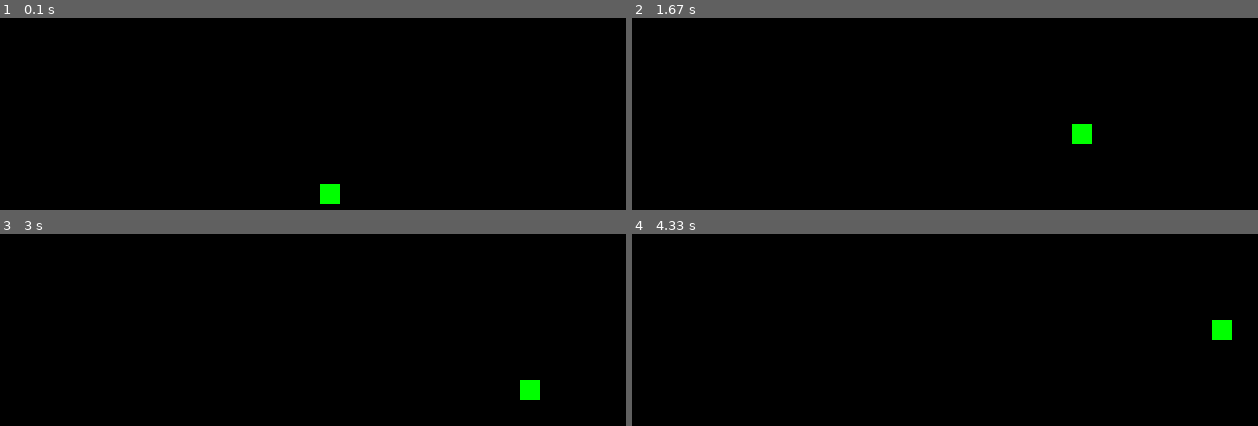
Above: before the commit, frames 1-4 (two rows, left to right).
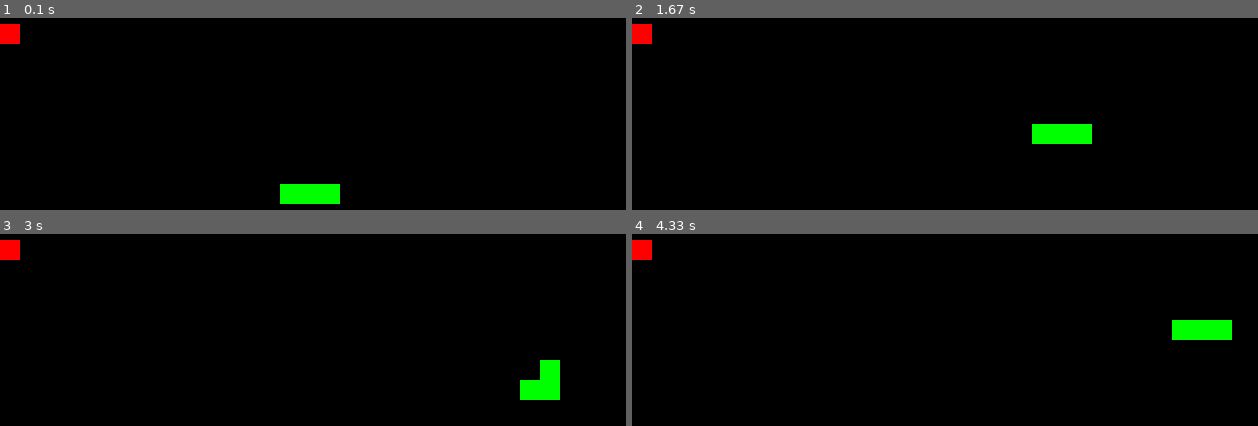
Above: after the commit, the same moments.

Repository: irgidev/RL-Snake-Pygame
Game: pygame game, started from snake_game/game.py
Two runs of this game, one before a commit and one after it. Both use one fixed random seed, a clock stepped at 60 frames per second and the inputs below.
Inputs:
- Up to frame 1 (0.1 s): no input
- Up to frame 2 (1.67 s): hold Up 0.83-1.3 s; hold Right from 1.33 s (still down)
- Up to frame 3 (3 s): release Right at 1.8 s; hold Down 2.4-2.7 s; hold Left from 2.73 s (still down)
- Up to frame 4 (4.33 s): release Left at 3.13 s; hold Up 3.17-3.53 s; hold Right 3.57-4.2 s; hold Down from 4.23 s (still down)

The runs differ from the first frame. In frame 1, 1.0% of the frame differs, in the area x 0-52%, y 3-97%; in frame 2, 1.0%; in frame 3, 1.0%; in frame 4, 1.0%.

Commit message:
feat: implement full gameplay loop with growth and collision

Diff:
--- a/snake_game/game.py
+++ b/snake_game/game.py
@@ -1,9 +1,11 @@
 import pygame
+import random
 
 WIDTH = 640
 HEIGHT = 480
 BLACK = (0,0,0)
 GREEN = (0,255,0)
+RED = (255,0,0)
 FPS = 60
 BLOCK_SIZE = 20
 X_CENTER = WIDTH / 2
@@ -15,8 +17,19 @@
 pygame.display.set_caption("RL Snake Game")
 clock = pygame.time.Clock()
 
-snake_head = pygame.Rect(X_CENTER,Y_CENTER, BLOCK_SIZE, BLOCK_SIZE)
+snake_body = []
 direction = 'RIGHT'
+
+def create_food():
+    while True:
+        random_food = pygame.Rect(random.randrange(0,WIDTH, BLOCK_SIZE),random.randrange(0,HEIGHT, BLOCK_SIZE), BLOCK_SIZE, BLOCK_SIZE)
+        if random_food not in snake_body:
+            return random_food
+
+food = create_food()
+
+for i in range(3):
+    snake_body.append(pygame.Rect(X_CENTER - (BLOCK_SIZE * i),Y_CENTER, BLOCK_SIZE, BLOCK_SIZE))
 
 running = True
 
@@ -41,19 +54,36 @@
         last_move_time = now
 
         if direction == 'RIGHT':
-            snake_head.x += BLOCK_SIZE
+            x_new = snake_body[0].x + BLOCK_SIZE
+            y_new = snake_body[0].y
         elif direction == 'LEFT':
-            snake_head.x -= BLOCK_SIZE
+            x_new = snake_body[0].x - BLOCK_SIZE
+            y_new = snake_body[0].y
         elif direction == 'UP':
-            snake_head.y -= BLOCK_SIZE
+            x_new = snake_body[0].x
+            y_new = snake_body[0].y - BLOCK_SIZE
         elif direction == 'DOWN':
-            snake_head.y += BLOCK_SIZE
+            x_new = snake_body[0].x
+            y_new = snake_body[0].y + BLOCK_SIZE
 
-    if snake_head.left < 0 or snake_head.right > WIDTH or snake_head.top < 0 or snake_head.bottom > HEIGHT:
+        new_head = pygame.Rect(x_new, y_new, BLOCK_SIZE, BLOCK_SIZE)
+        snake_body.insert(0, new_head)
+        if snake_body[0].colliderect(food):
+            food = create_food()
+        else:
+            snake_body.pop()
+
+        for i in range(1, len(snake_body)):
+            if snake_body[0].colliderect(snake_body[i]):
+                running = False
+
+        if snake_body[0].left < 0 or snake_body[0].right > WIDTH or snake_body[0].top < 0 or snake_body[0].bottom > HEIGHT:
             running = False
 
     screen.fill(BLACK)
-    pygame.draw.rect(screen,GREEN,snake_head)
+    for i in snake_body:
+        pygame.draw.rect(screen,GREEN,i)
+    pygame.draw.rect(screen,RED,food)
     pygame.display.flip()
     clock.tick(FPS)
 
